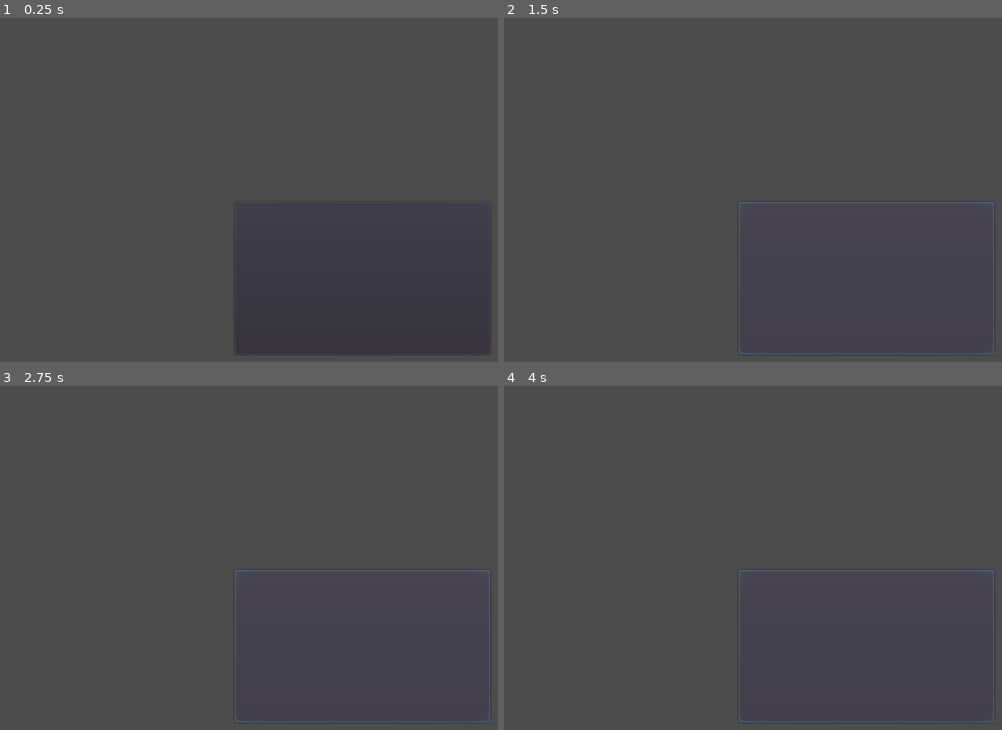
Above: before the commit, frames 1-4 (two rows, left to right).
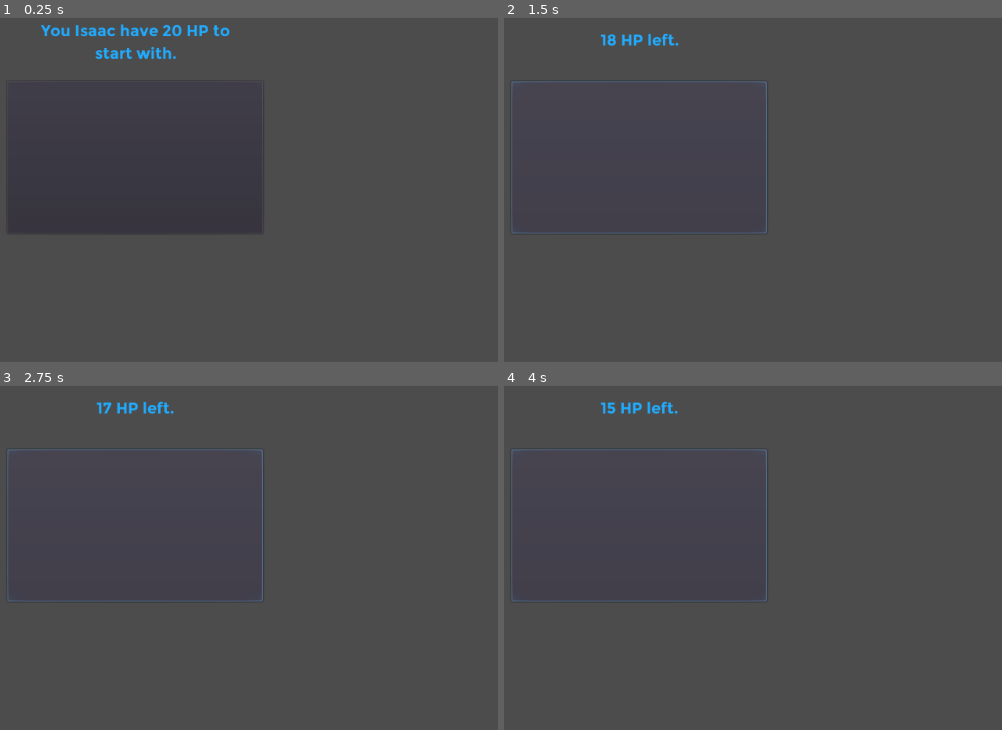
Above: after the commit, the same moments.

Repository: f24816/roguelike
Game: Godot game, scene res://Node2D.tscn
Same seed, same stepped clock (60 frames per second), same inputs: the game is played once before the commit and once after it.
Inputs (mouse positions are in pixels of both pictures, inside the frame that each line leads up to; where the layout moved, square brackets give the same spot in the first picture):
- Up to frame 1 (0.25 s): no input
- Up to frame 2 (1.5 s): click (638, 155) [867, 279] at 0.5 s; click (638, 155) [867, 279] at 1.25 s
- Up to frame 3 (2.75 s): click (134, 523) [363, 647] at 2 s
- Up to frame 4 (4 s): tap Enter at 2.75 s; tap Space at 3.5 s

The runs differ from the first frame. In frame 1, 1.1% of the frame differs, in the area x 8-96%, y 1-98%; in frame 2, 1.1%, in the area x 1-99%, y 4-98%; in frame 3, 1.1%; in frame 4, 1.1%.

Commit message:
made button

Diff:
--- a/Node2D.gd
+++ b/Node2D.gd
@@ -1,16 +1,16 @@
 extends Node2D
 
 var hp = 20
+var player_name = "Isaac"
 
 func _ready():
-	print("your Hp is:",hp)
-
+	$Label.text = ("You %s have %d HP to start with." % [player_name, hp])
 func _on_Button_pressed():
 	if hp > 0:
 		hp -= 1
 	if(hp <= 0):
-		print("u lose")
+		$Label.text = ("You Died")
 	else:
-		print(hp)
+		$Label.text = ("%d HP left." % [hp])
 func _process(delta):
 	pass
--- a/Node2D.tscn
+++ b/Node2D.tscn
@@ -1,15 +1,34 @@
-[gd_scene load_steps=2 format=2]
+[gd_scene load_steps=4 format=2]
 
 [ext_resource path="res://Node2D.gd" type="Script" id=1]
+[ext_resource path="res://Montserrat-Bold.ttf" type="DynamicFontData" id=2]
+
+[sub_resource type="DynamicFont" id=1]
+size = 20
+font_data = ExtResource( 2 )
 
 [node name="Node2D" type="Node2D"]
 script = ExtResource( 1 )
 
+[node name="Label" type="Label" parent="."]
+margin_left = 404.498
+margin_top = 143.04
+margin_right = 671.498
+margin_bottom = 194.04
+custom_fonts/font = SubResource( 1 )
+custom_colors/font_color = Color( 0.133333, 0.67451, 1, 1 )
+align = 1
+valign = 1
+autowrap = true
+__meta__ = {
+"_edit_use_anchors_": false
+}
+
 [node name="Button" type="Button" parent="."]
-margin_left = 663.8
-margin_top = 375.728
-margin_right = 990.8
-margin_bottom = 570.728
+margin_left = 372.758
+margin_top = 220.758
+margin_right = 699.758
+margin_bottom = 415.758
 __meta__ = {
 "_edit_use_anchors_": false
 }
Binary file added: Montserrat-Bold.ttf
Binary file added: Montserrat-Regular.ttf
